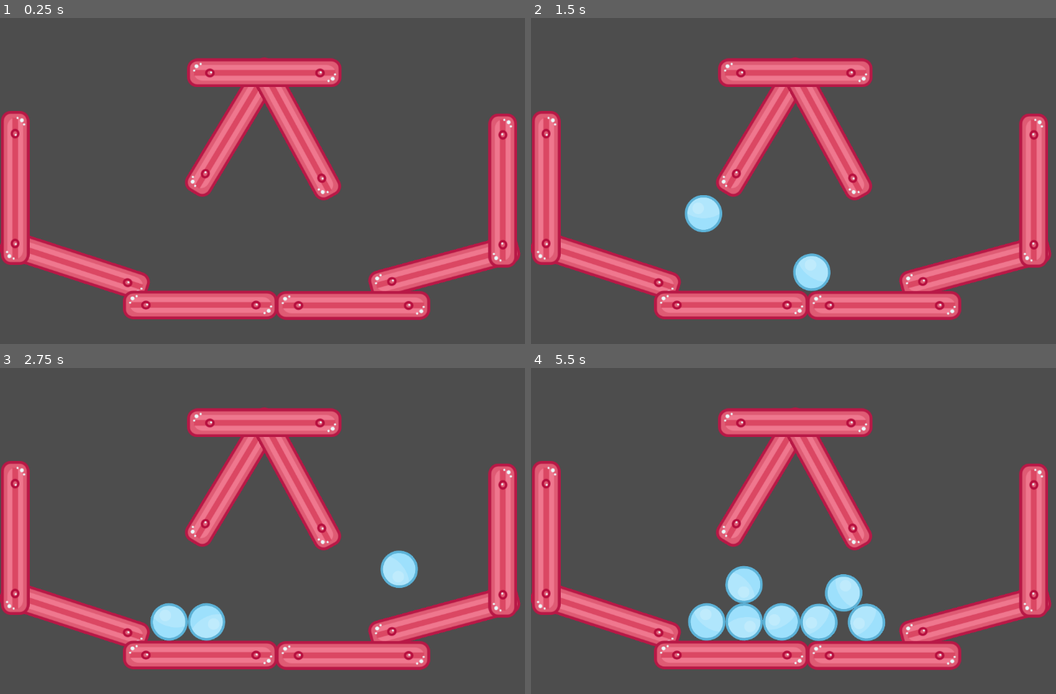
Above: before the commit, frames 1-4 (two rows, left to right).
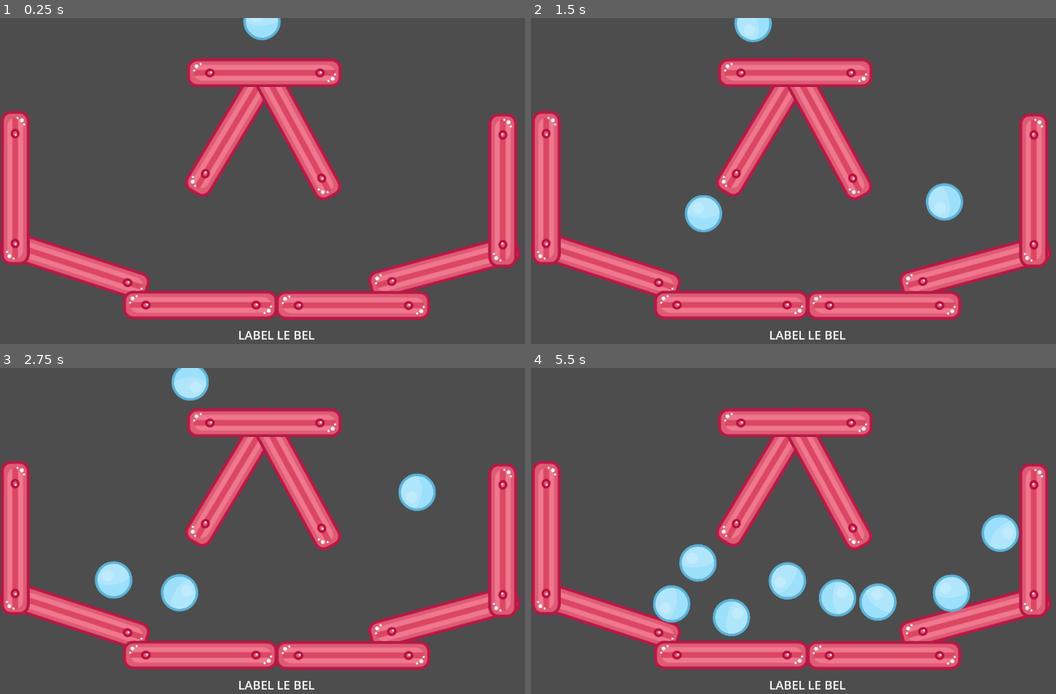
Above: after the commit, the same moments.

Repository: ValentinSTJN/InstancingStarter
Game: Godot game, scene res://Main.tscn
Same seed, same stepped clock (60 frames per second), same inputs: the game is played once before the commit and once after it.
Inputs (mouse positions are in pixels of both pictures, inside the frame that each line leads up to):
- Up to frame 1 (0.25 s): no input
- Up to frame 2 (1.5 s): move the mouse to (951, 164) at 0.52 s; press the mouse at (951, 164) at 0.53 s; move the mouse to (704, 197) at 1.27 s; release the mouse at (704, 197) at 1.28 s; click (704, 197) at 1.35 s
- Up to frame 3 (2.75 s): move the mouse to (346, 459) at 2.02 s; press the mouse at (346, 459) at 2.03 s
- Up to frame 4 (5.5 s): move the mouse to (793, 596) at 2.77 s; release the mouse at (793, 596) at 2.78 s; click (793, 596) at 2.85 s; move the mouse to (998, 579) at 3.52 s; press the mouse at (998, 579) at 3.53 s; move the mouse to (646, 482) at 4.27 s; release the mouse at (646, 482) at 4.28 s; click (646, 482) at 4.35 s; move the mouse to (851, 531) at 5.02 s; press the mouse at (851, 531) at 5.03 s

The runs differ from the first frame. In frame 1, 0.6% of the frame differs, in the area x 45-60%, y 0-99%; in frame 2, 1.9%; in frame 3, 4.6%; in frame 4, 8.1%, in the area x 23-93%, y 44-99%.

Commit message:
change walls order and add initial ball

Diff:
--- a/Ball.tscn
+++ b/Ball.tscn
@@ -1,19 +1,20 @@
-[gd_scene load_steps=4 format=3 uid="uid://dm5jrnxmxnuof"]
+[gd_scene format=3 uid="uid://dm5jrnxmxnuof"]
 
 [ext_resource type="Texture2D" uid="uid://dv6rx85s1gy3i" path="res://assets/ballBlue_10.png" id="1"]
 
 [sub_resource type="PhysicsMaterial" id="1"]
+bounce = 0.5
 
 [sub_resource type="CircleShape2D" id="2"]
 radius = 37.1452
 
-[node name="Ball" type="RigidBody2D"]
+[node name="Ball" type="RigidBody2D" unique_id=1625657235]
 physics_material_override = SubResource("1")
 gravity_scale = 4.0
 
-[node name="Sprite2D" type="Sprite2D" parent="."]
+[node name="Sprite2D" type="Sprite2D" parent="." unique_id=1215357975]
 scale = Vector2(0.5, 0.5)
 texture = ExtResource("1")
 
-[node name="CollisionShape2D" type="CollisionShape2D" parent="."]
+[node name="CollisionShape2D" type="CollisionShape2D" parent="." unique_id=592534414]
 shape = SubResource("2")
--- a/Main.tscn
+++ b/Main.tscn
@@ -35,6 +35,18 @@
 [node name="Main" type="Node" unique_id=54580883]
 script = ExtResource("1")
 Ball = ExtResource("2")
+
+[node name="Label" type="Label" parent="." unique_id=1638977809]
+offset_left = 472.0
+offset_top = 613.0
+offset_right = 625.0005
+offset_bottom = 647.0
+theme_override_font_sizes/font_size = 24
+text = "Label le Bel"
+uppercase = true
+
+[node name="Ball" parent="." unique_id=1327102618 instance=ExtResource("2")]
+position = Vector2(524, 0)
 
 [node name="WallContainer" type="Node" parent="." unique_id=2056109055]
 
